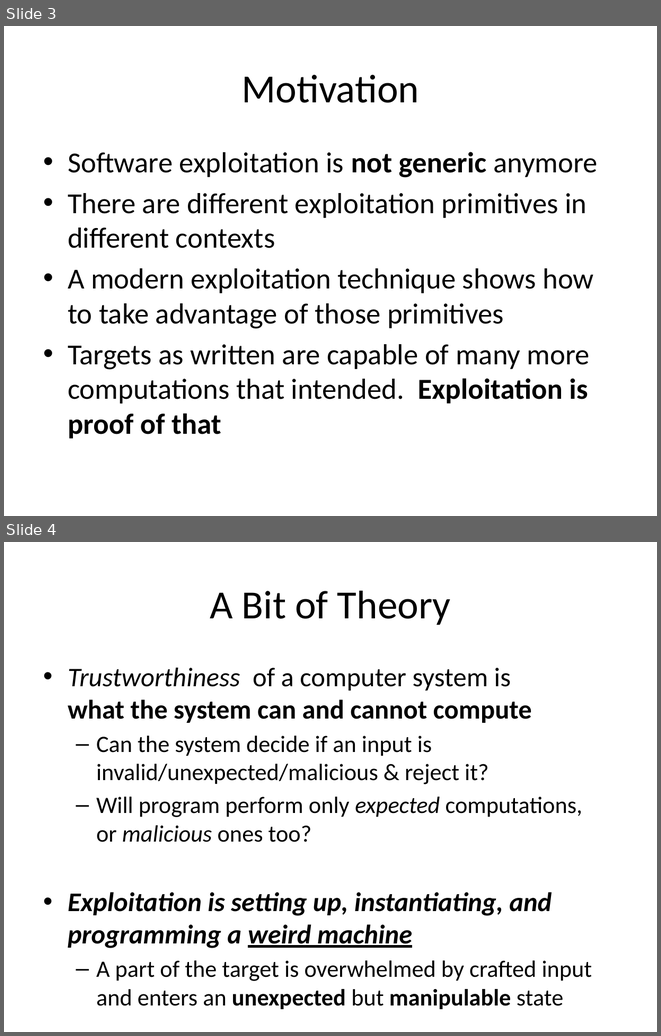
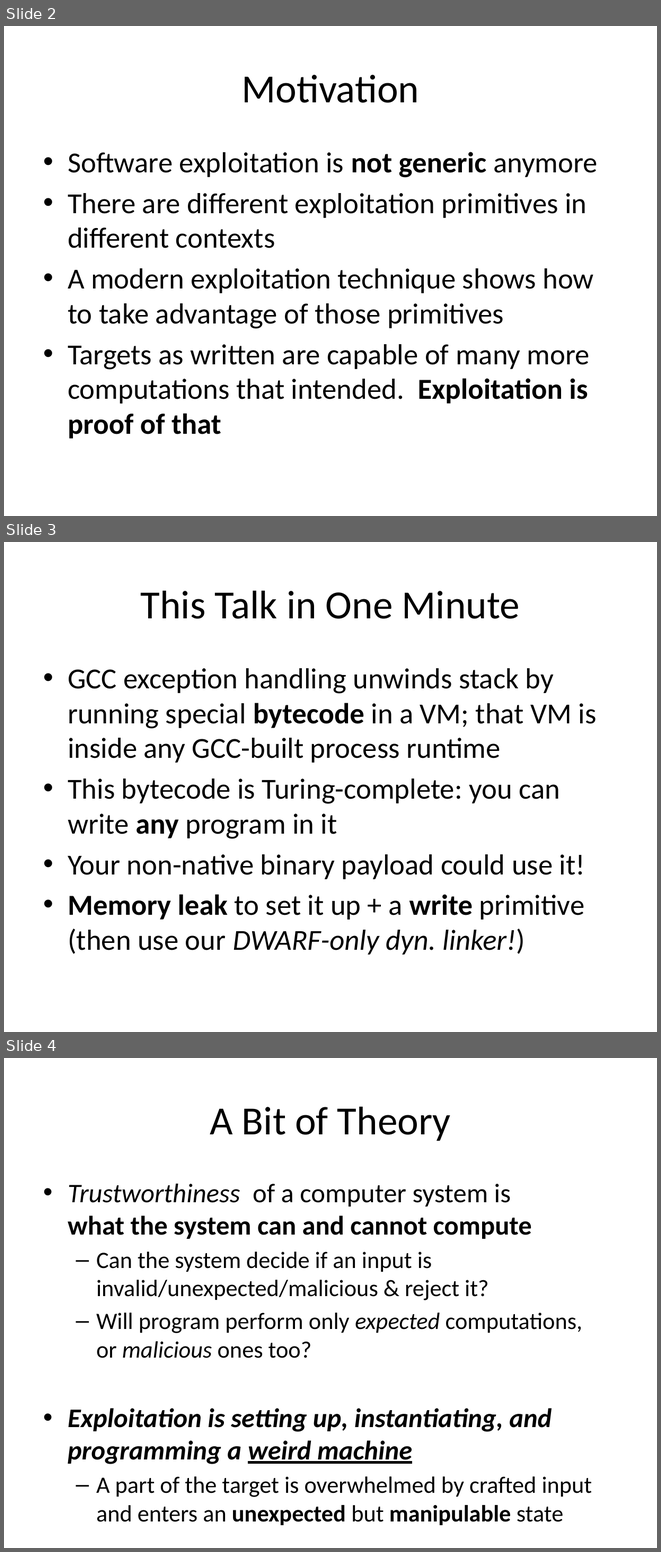
Before and after one commit to rrbranco/Defcon2012, a slide deck: JamesSergeyRodrigoDefcon2012.pptx. Shown one above the other, each under a label of ours: slides 3 and 4 before the commit, slides 2, 3 and 4 after it. The pictures are 661x1036 and 661x1552 pixels, drawn with LibreOffice and Linux fonts; fonts in the diff are those of the drawing. Boxes give left, top, right and bottom in pixels: in the first picture for what was removed or moved away, otherwise in the second. Text is boxed around its words. In the diff, an @@ line names an element or a change of style, - is before the commit and + after.

```diff
--- a/JamesSergeyRodrigoDefcon2012.pptx
+++ b/JamesSergeyRodrigoDefcon2012.pptx
@@ slide 3 added at (4,542,657,1032), background #FFFFFF @@
@@ title added at (141,590,520,619), 44 pt, text #000000 @@
+This Talk in One Minute
@@ text added at (68,668,597,954), 32 pt, text #000000 @@
+• GCC exception handling unwinds stack by running special bytecode in a VM; that VM is inside any GCC-built process runtime
+• This bytecode is Turing-complete: you can write any program in it
+• Your non-native binary payload could use it!
+• Memory leak to set it up + a write primitive
+  (then use our DWARF-only dyn. linker!)
@@ what was slide 3 is now slide 2 @@
```
Also in this commit, not shown: 11 slides changed, 1 slide removed.
